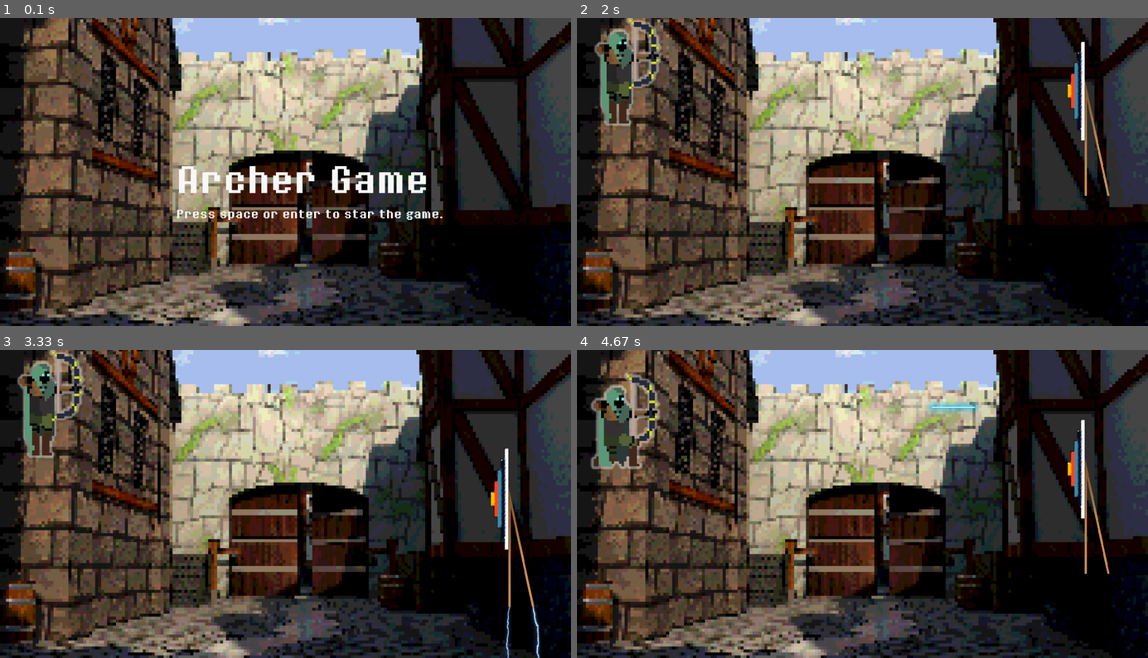
Above: before the commit, frames 1-4 (two rows, left to right).
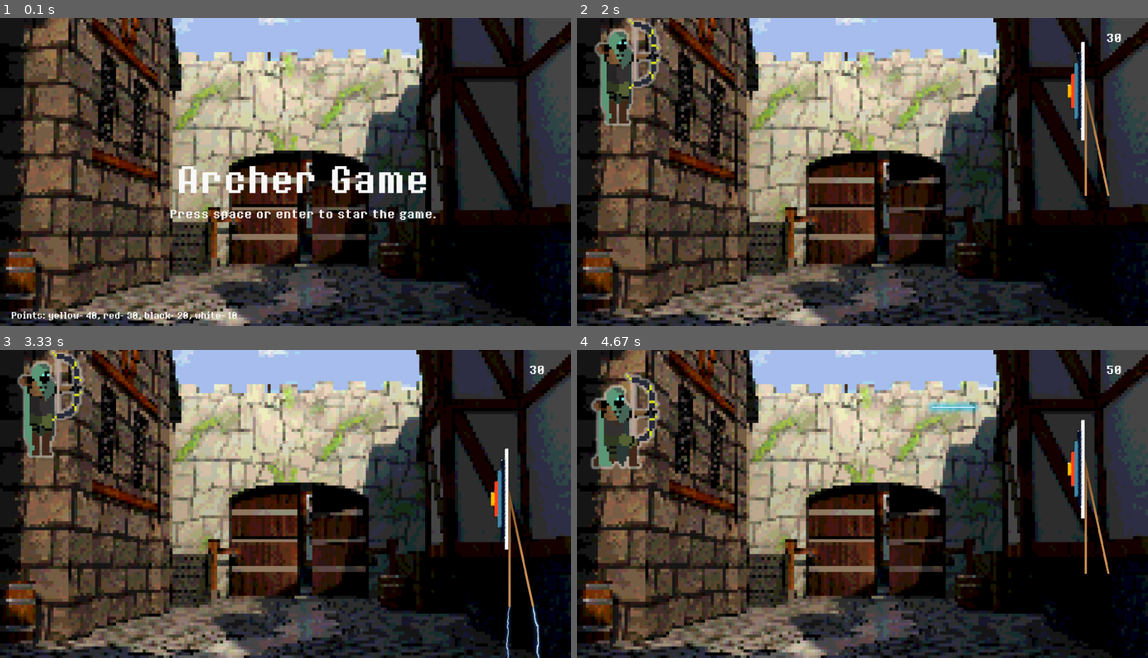
Above: after the commit, the same moments.

Repository: edumigueis/Archer-PyGame
Game: pygame game, started from game.py
Two runs of this game, one before a commit and one after it. Both use one fixed random seed, a clock stepped at 60 frames per second and the inputs below.
Inputs:
- Up to frame 1 (0.1 s): no input
- Up to frame 2 (2 s): tap Enter at 0.33 s; hold Right 0.67-1.13 s; hold Up 1.17-1.47 s; hold Right 1.5-1.97 s
- Up to frame 3 (3.33 s): hold Down 2-2.3 s; hold Up 2.33-2.7 s; hold Right from 2.73 s (still down)
- Up to frame 4 (4.67 s): release Right at 3.37 s; hold Down 3.4-3.77 s; hold Right 3.8-4.27 s; hold Up 4.3-4.6 s; hold Right from 4.63 s (still down)

The runs differ from the first frame. In frame 1, 1.3% of the frame differs, in the area x 2-78%, y 62-99%; in frame 2, less than 0.1%; in frame 3, less than 0.1%; in frame 4, less than 0.1%.

Commit message:
Update game.py

Diff:
--- a/game.py
+++ b/game.py
@@ -6,6 +6,7 @@
 os.chdir(os.path.dirname(__file__))
 bitSmall = pygame.font.Font(os.getcwd() + '\\assets\\8bitOperatorPlus-Bold.ttf', 20)
 bit = pygame.font.Font(os.getcwd() + '\\assets\\8bitOperatorPlus-Bold.ttf', 60)
+bitExtraSmall = pygame.font.Font(os.getcwd() + '\\assets\\8bitOperatorPlus-Bold.ttf', 15)
 
 scr_size = (width, height) = (1018, 549)
 width = 1018
@@ -34,6 +35,7 @@
 rect_y = 270
 is_moving_down = True
 shock_x = 1
+points = 0
 
 def gameplay():
     playery = 0
@@ -113,6 +115,10 @@
             else:
                 screen.blit(target_lightning, (width - 200 - shock_x, rect_y))
 
+            global points
+            pt = bitSmall.render(str(points), True, (250, 250, 250))
+            screen.blit(pt, (width - 75, 20))
+
             pygame.display.update()
 
         clock.tick(FPS)
@@ -123,12 +129,15 @@
     global is_moving_down
     global rect_y
     global shock_x
+    global points
     crashed = False
 
     while arrowX < width:
         screen.blit(bg, (0, 0))
         screen.blit(player_shoot, (xStart - 30, yStart))
         screen.blit(arrow, (arrowX, yStart + 90))
+        pt = bitSmall.render(str(points), True, (250, 250, 250))
+        screen.blit(pt, (width - 75, 20))
 
         arrowX += 20
         shock_x = -shock_x
@@ -160,8 +169,21 @@
 
         pygame.display.update()
 
-        if arrowX > width - 100 and yStart + 90 > rect_y and yStart + 90 < rect_y + 150 and crashed == False:
-            print("crash")
+        if arrowX > width - 100 and yStart + 90 > rect_y - 40 and yStart + 90 < rect_y + 150 and crashed == False:
+            if yStart >= rect_y and yStart < rect_y + 40:
+                points+=10;
+            elif yStart <= rect_y and yStart > rect_y - 30:
+                points+=20;
+            elif yStart <= rect_y and yStart > rect_y - 50:
+                points+=30;
+            elif yStart <= rect_y and yStart > rect_y - 60:
+                points+=40;
+            elif yStart <= rect_y and yStart > rect_y - 70:
+                points+=30;
+            elif yStart <= rect_y and yStart > rect_y - 100:
+                points+=20;
+            elif yStart <= rect_y and yStart > rect_y - 170:
+                points+=10;
             crashed = True
 
         if arrowX > width - 100:
@@ -172,6 +194,8 @@
 def introScreen():
     backToMain = False
     while not backToMain:
+        global points
+        points = 0
         screen.blit(bg, (0, 0))
         if pygame.display.get_surface() == None:
             print(errMsg)
@@ -191,7 +215,10 @@
             screen.blit(title, (width/3 - 25, height/2 - 30))
             text = bitSmall.render(
                 "Press space or enter to star the game.", True, (250, 250, 250))
-            screen.blit(text, (width/3 - 25, height/2 + 60))
+            screen.blit(text, (width/3 - 37, height/2 + 60))
+            sub = bitExtraSmall.render(
+                "Points: yellow- 40, red- 30, black- 20, white- 10", True, (250, 250, 250))
+            screen.blit(sub, (20, height - 30))
             pygame.display.update()
         else:
             print(errMsg)
